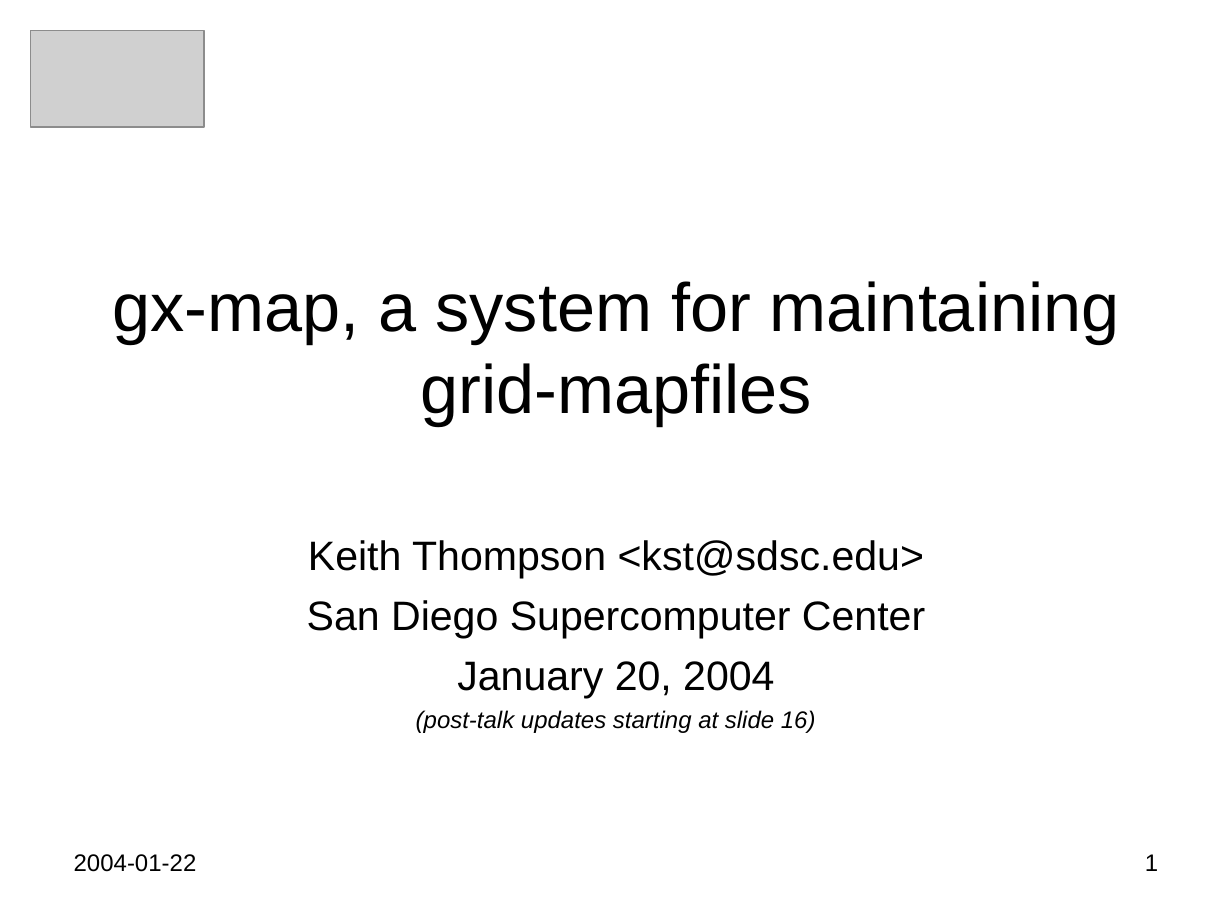
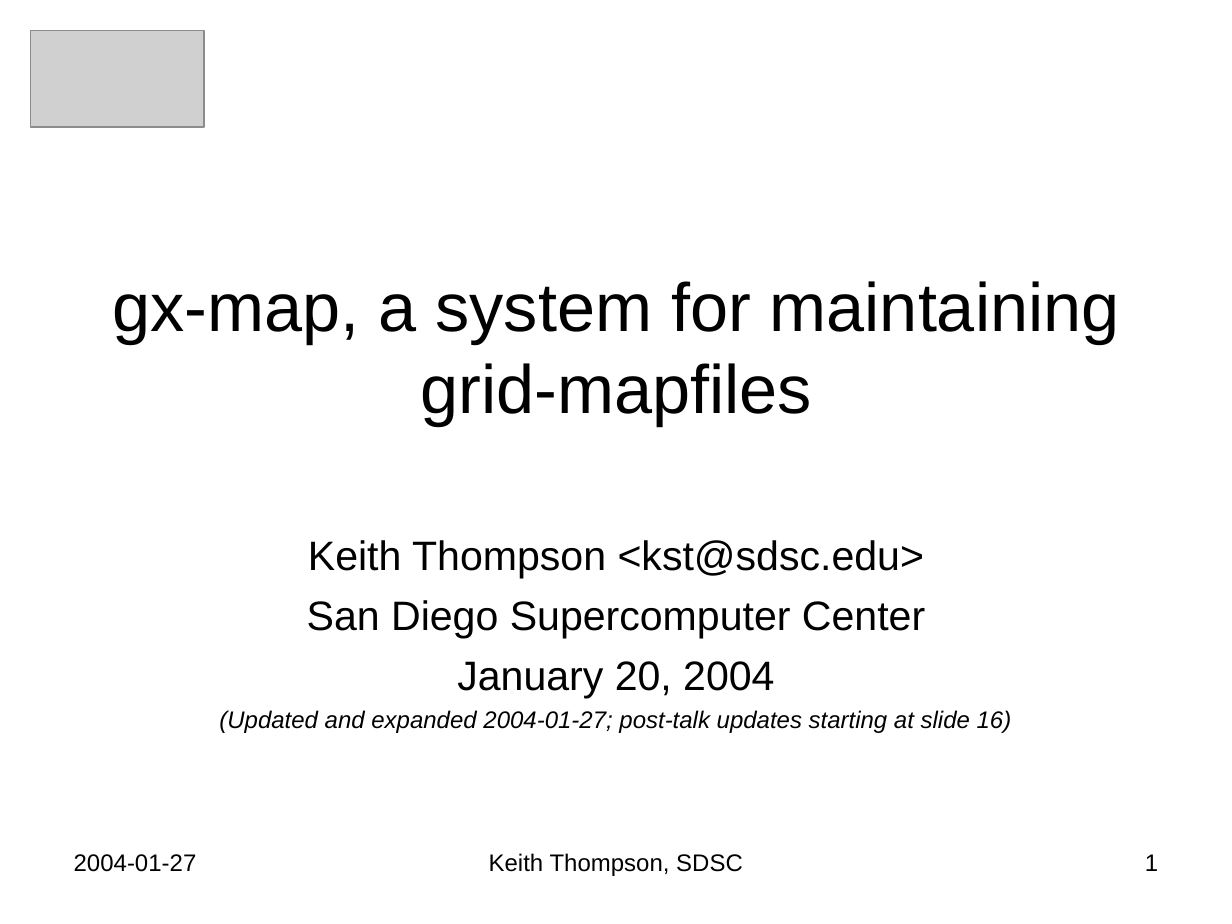
Before and after one commit to Keith-S-Thompson/gx-map, a slide deck: slide 1 of gx-map.ppt. Drawn at 1232x924 pixels with LibreOffice and Linux fonts; fonts in the diff are those of the drawing; grey boxes stand for pictures. Boxes give left, top, right and bottom in pixels: in the first picture for what was removed or moved away, otherwise in the second. Text is boxed around its words. In the diff, an @@ line names an element or a change of style, - is before the commit and + after.

```diff
--- a/gx-map.ppt
+++ b/gx-map.ppt
@@ subtitle at bbox=[219, 710, 1012, 733]: text changed @@
-(post-talk updates starting at slide 16)
+(Updated and expanded 2004-01-27; post-talk updates starting at slide 16)
@@ text at bbox=[74, 854, 197, 872]: text changed @@
-2004-01-22
+2004-01-27
@@ text added at bbox=[489, 853, 743, 876], 14 pt, text #000000 @@
+Keith Thompson, SDSC
```
Also in this commit, not shown: 29 other slides changed, 1 slide added.
